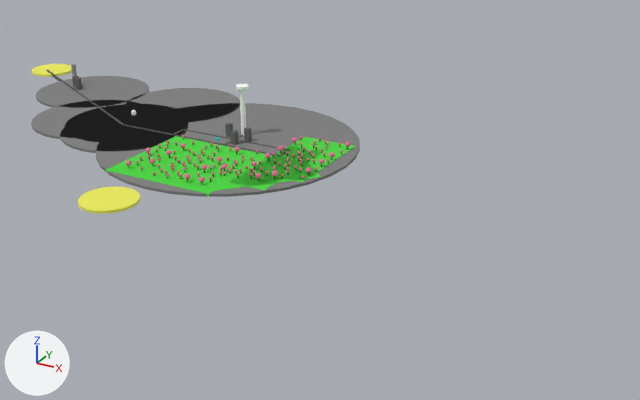
Renders of the glTF model model.glb from each side of a commit.
Before and after are seen from a 50 mm camera at (185.0, -264.0, 117.0) aimed at (41.0, -3.0, -14.0). The axes (+X, +Y, +Z) are drawn at lower left. The lights are the same throughout. The first picture is the older version. Where no turn or scale is listed for an object, it has been applied to the vertices.
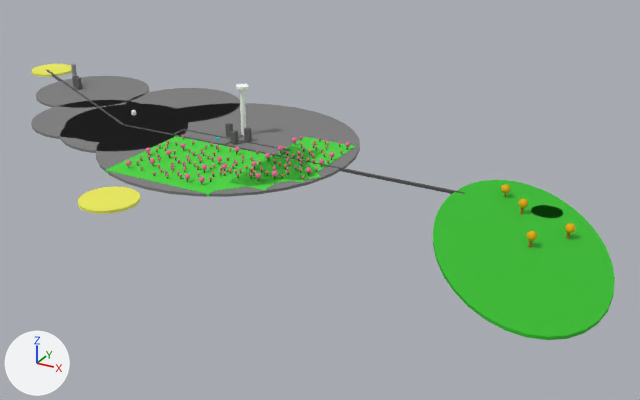
Location of each change, (x1, y1, x2, y2) in pixels of the pictures (640 x 400 px):
'Cylinder.001', added (green)
    after: (433, 180, 615, 340)
'road.006', added
    after: (280, 156, 465, 194)
'spawner2', added
    after: (531, 205, 563, 218)
'Sphere.023', added
    after: (526, 231, 537, 241)
'Sphere.024', added
    after: (565, 223, 576, 233)
'Sphere.022', added
    after: (518, 199, 528, 208)
'Sphere.021', added
    after: (501, 184, 510, 193)

Diff of the bpy script that builds the scene:
```diff
--- a/model.glb.py
+++ b/model.glb.py
@@ mat_material_16 @@
+mat_material_16 = principled_material('Material_16')
+mat_material_16.base_color = (0.0369, 0.515, 0.0262)  # green #36be2d
+mat_material_16.roughness = 1.0
@@ mat_material_17 @@
+mat_material_17 = principled_material('Material_17')
+mat_material_17.base_color = (0.831, 0.413, 0.0)  # yellow #ebac00
+mat_material_17.roughness = 1.0
@@ me_mesh_16 @@
+me_mesh_16.from_pydata(...)  # 68 vertices, 128 faces; spans x -1.0..1.0, y -1.0..1.0, z -0.5..0.5
+me_mesh_16.materials.append(mat_material_16)  # green #36be2d
@@ me_mesh_17 @@
+me_mesh_17.from_pydata(...)  # 497 vertices, 960 faces; spans x -1.0..1.0, y -1.0..1.0, z -1.0..1.0
+me_mesh_17.materials.append(mat_material_17)  # yellow #ebac00
@@ ob_spawner2 @@
+ob_spawner2 = bpy.data.objects.new('spawner2', me_mesh_16)
+ob_spawner2.location = (124.2, -4.8, 0.0)
+ob_spawner2.rotation_euler = (0.0, 0.0, 0.436)  # degrees (0, 0, 25)
+ob_spawner2.scale = (5.0, 5.0, 1.0)
@@ ob_sphere_024 @@
+ob_sphere_024 = bpy.data.objects.new('Sphere.024', me_mesh_17)
+ob_sphere_024.location = (135.3, -20.7, 3.8)
+ob_sphere_024.scale = (1.5, 1.5, 1.5)
@@ ob_sphere_023 @@
+ob_sphere_023 = bpy.data.objects.new('Sphere.023', me_mesh_17)
+ob_sphere_023.location = (126.8, -31.4, 4.0)
+ob_sphere_023.scale = (1.5, 1.5, 1.5)
@@ ob_sphere_022 @@
+ob_sphere_022 = bpy.data.objects.new('Sphere.022', me_mesh_17)
+ob_sphere_022.location = (117.7, -9.9, 4.0)
+ob_sphere_022.scale = (1.5, 1.5, 1.5)
@@ ob_sphere_021 @@
+ob_sphere_021 = bpy.data.objects.new('Sphere.021', me_mesh_17)
+ob_sphere_021.location = (108.9, 0.0, 3.4)
+ob_sphere_021.scale = (1.5, 1.5, 1.5)
@@ ob_road_006 @@
+ob_road_006 = bpy.data.objects.new('road.006', me_mesh_8)
+ob_road_006.location = (58.9, -3.4, 0.1)
+ob_road_006.scale = (75.0, 1.0, 1.0)
@@ ob_cylinder_001 @@
+ob_cylinder_001 = bpy.data.objects.new('Cylinder.001', me_mesh_16)
+ob_cylinder_001.location = (123.5, -31.7, 0.0)
+ob_cylinder_001.rotation_euler = (0.0, 0.0, 0.436)  # degrees (0, 0, 25)
+ob_cylinder_001.scale = (25.0, 50.0, 1.0)
```
